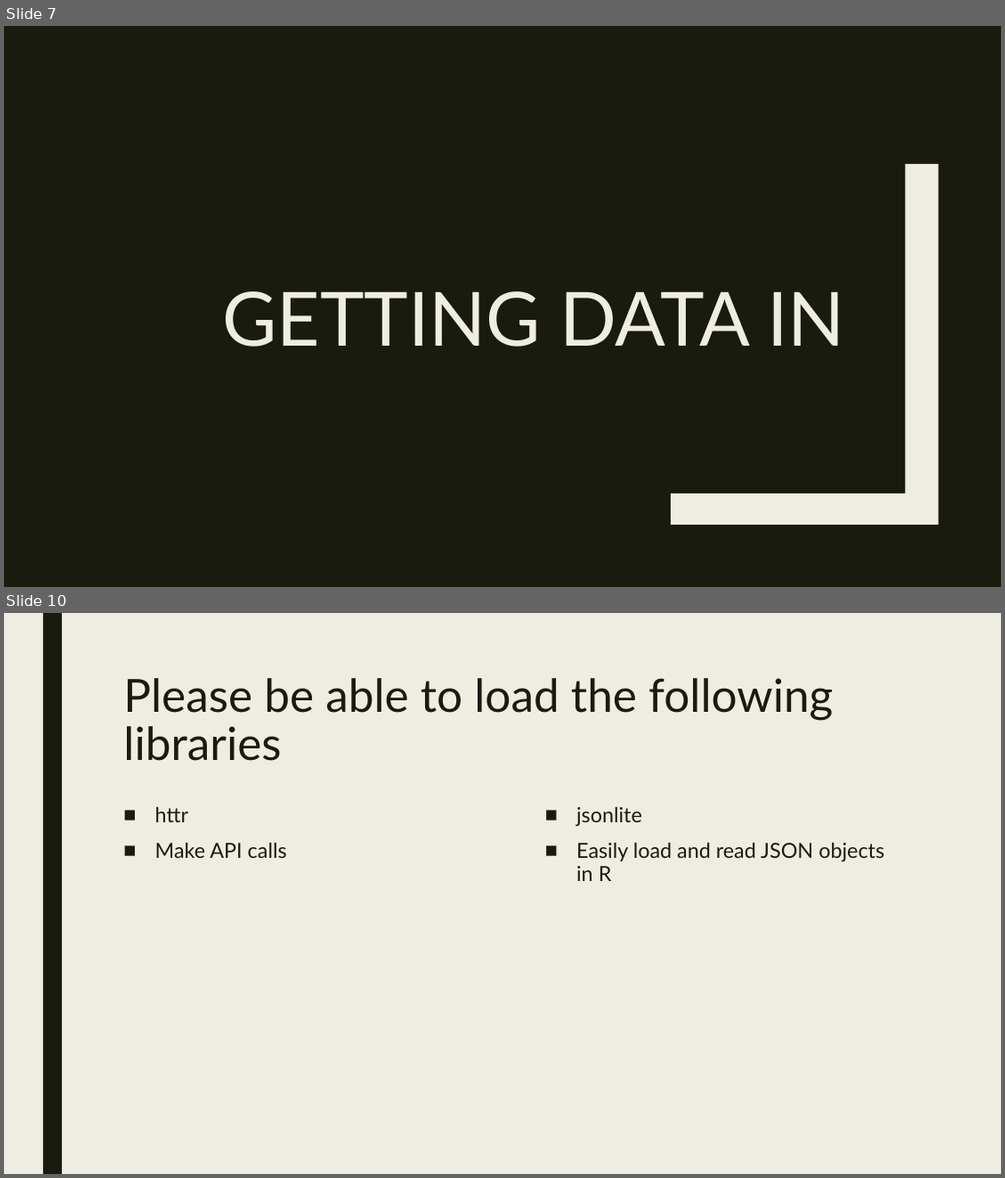
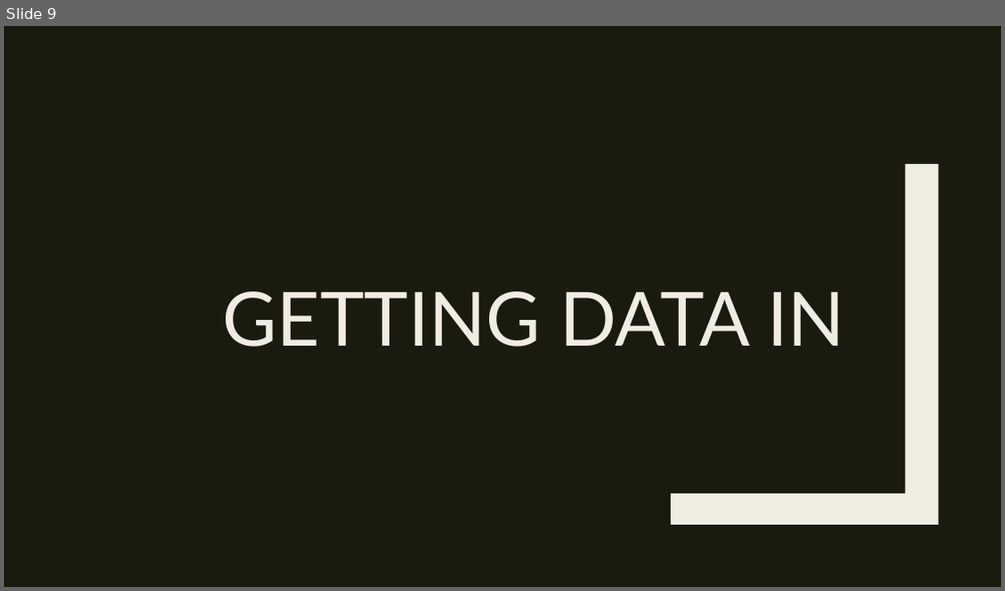
Before and after one commit to RforOperations2018/Class_9-Leaflet, a slide deck: Class 9.pptx. Shown one above the other, each under a label of ours: slides 7 and 10 before the commit, slide 9 after it; the slides between them are not shown. The pictures are 1005x1178 and 1005x591 pixels, drawn with LibreOffice and Linux fonts; fonts in the diff are those of the drawing. Boxes give left, top, right and bottom in pixels: in the first picture for what was removed or moved away, otherwise in the second. Text is boxed around its words. In the diff, an @@ line names an element or a change of style, - is before the commit and + after.

```diff
--- a/Class 9.pptx
+++ b/Class 9.pptx
@@ slide 10 removed at (x1=4, y1=613, x2=1001, y2=1174), background #EFEDE3 @@
@@ rectangle removed at (x1=43, y1=613, x2=62, y2=1174) @@
@@ title removed at (x1=123, y1=678, x2=833, y2=761) @@
-Please be able to load the following libraries
@@ text removed at (x1=155, y1=806, x2=287, y2=858) @@
-■ httr
-■ Make API calls
@@ text removed at (x1=576, y1=806, x2=884, y2=881) @@
-■ jsonlite
-■ Easily load and read JSON objects in R
@@ what was slide 7 is now slide 9 @@
```
Also in this commit, not shown: 2 slides changed, 19 slides added, 2 other slides removed, 1 other file.
